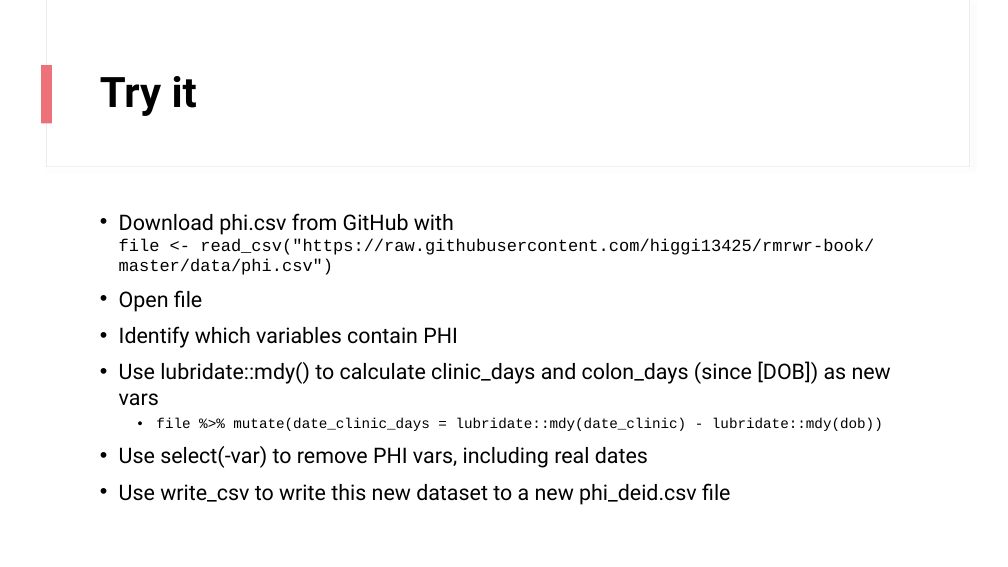
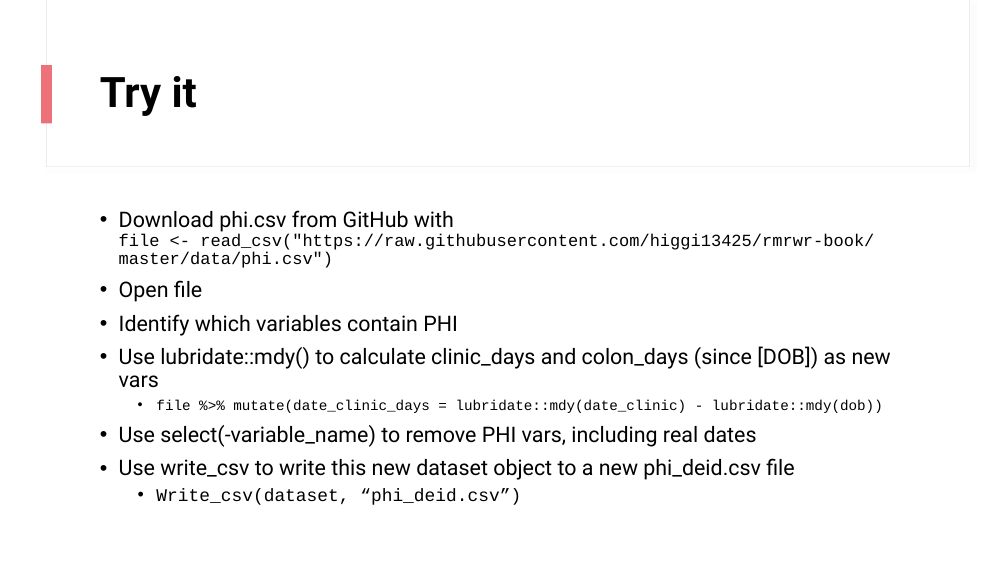
Before and after one commit to higgi13425/rmrwr-book, a slide deck: slide 16 of data/PHI_data.pptx (slide 14 before the commit). Drawn at 1008x567 pixels with LibreOffice and Linux fonts; fonts in the diff are those of the drawing. Boxes give left, top, right and bottom in pixels: in the first picture for what was removed or moved away, otherwise in the second. Text is boxed around its words. In the diff, an @@ line names an element or a change of style, - is before the commit and + after.

```diff
--- a/data/PHI_data.pptx
+++ b/data/PHI_data.pptx
@@ text at box(119, 210, 891, 413): line spacing 1 to 0.9 @@
@@ text at box(119, 425, 794, 505): text changed @@
-• Use select(-var) to remove PHI vars, including real dates
-• Use write_csv to write this new dataset to a new phi_deid.csv file
+• Use select(-variable_name) to remove PHI vars, including real dates
+• Use write_csv to write this new dataset object to a new phi_deid.csv file
+  • Write_csv(dataset, “phi_deid.csv”)
```
Also in this commit, not shown: 10 other slides changed, 3 slides added, 1 other file.
